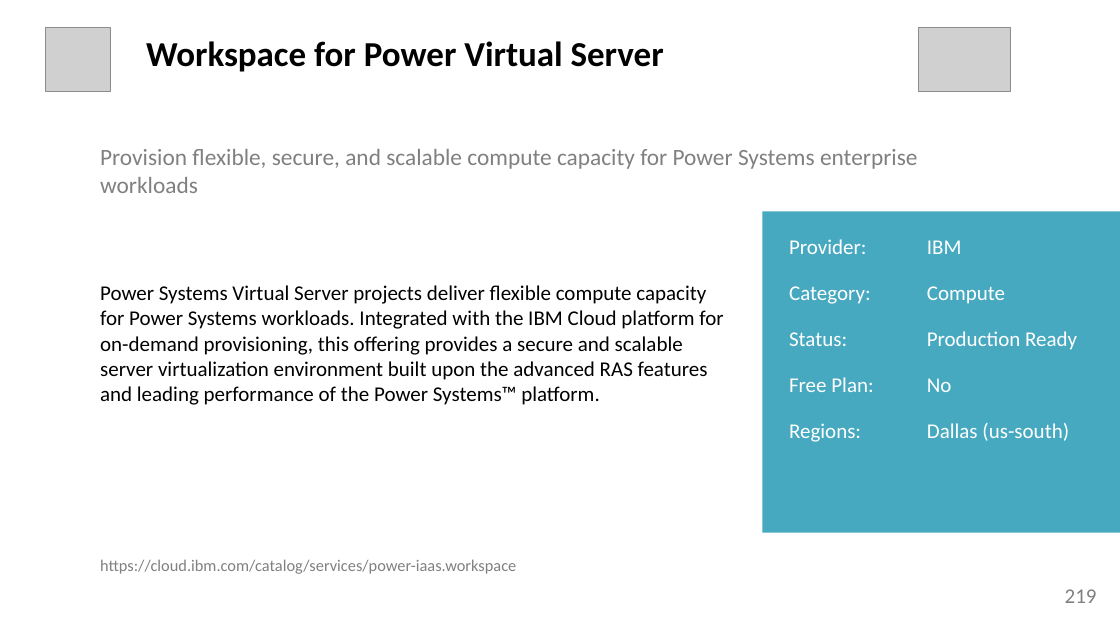
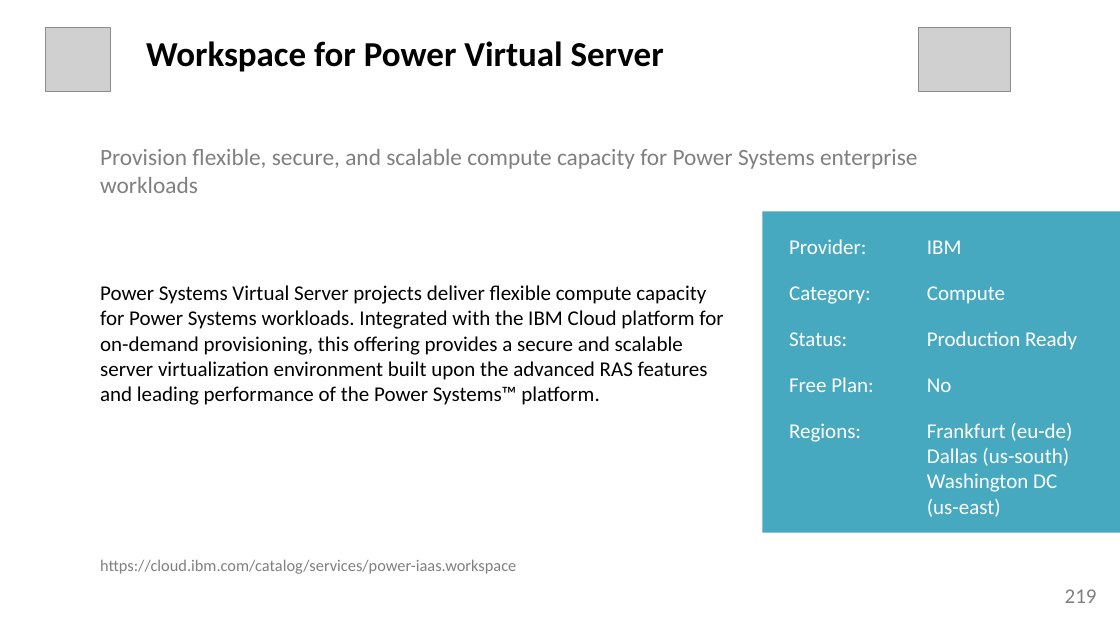
Before and after one commit to l2fprod/mycatalog, a slide deck: slide 219 of docs/generated/mycatalog.pptx. Drawn at 1120x630 pixels with LibreOffice and Linux fonts; fonts in the diff are those of the drawing; grey boxes stand for pictures. Boxes give left, top, right and bottom in pixels: in the first picture for what was removed or moved away, otherwise in the second. Text is boxed around its words. In the diff, an @@ line names an element or a change of style, - is before the commit and + after.

```diff
--- a/docs/generated/mycatalog.pptx
+++ b/docs/generated/mycatalog.pptx
@@ text at <box>927,423,1072,517</box>: text changed @@
-Dallas (us-south)
+Frankfurt (eu-de) Dallas (us-south) Washington DC (us-east)
```
Also in this commit, not shown: 3 other slides changed, 8 other files.
